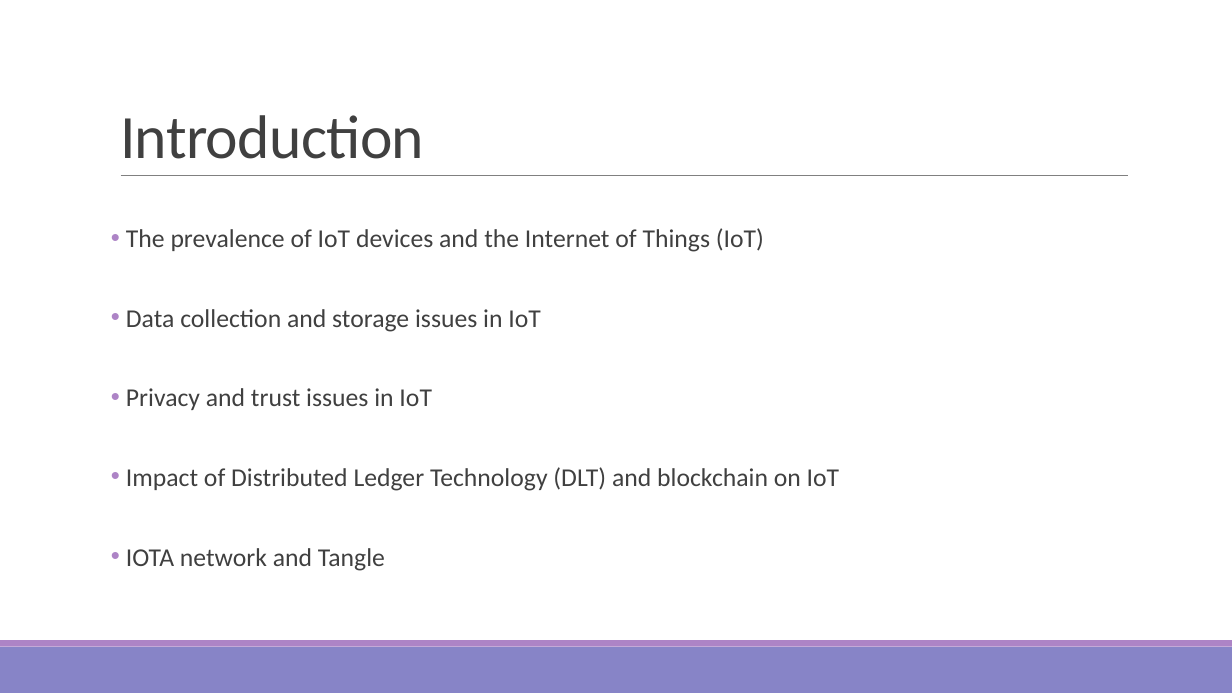
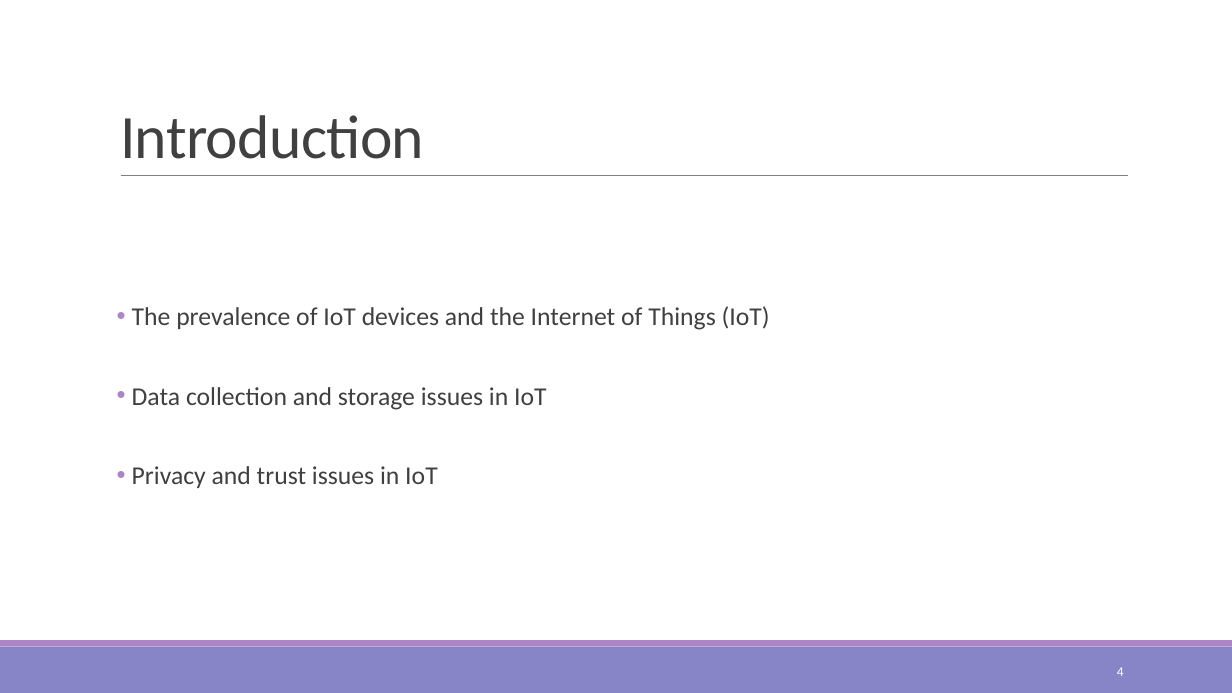
Before and after one commit to kuromasama/Paper, a slide deck: slide 4 of 澤洋碩論PPT.pptx. Drawn at 1232x693 pixels with LibreOffice and Linux fonts; fonts in the diff are those of the drawing. Boxes give left, top, right and bottom in pixels: in the first picture for what was removed or moved away, otherwise in the second. Text is boxed around its words. In the diff, an @@ line names an element or a change of style, - is before the commit and + after.

```diff
--- a/澤洋碩論PPT.pptx
+++ b/澤洋碩論PPT.pptx
@@ text "The prevalence of IoT devices ...": place and size @@
-text "The prevalence of IoT devices ..." at box(126, 228, 840, 571)
+text "The prevalence of IoT devices ..." at box(132, 306, 770, 488)
@@ text at box(126, 467, 840, 571): paragraphs removed @@
-• Impact of Distributed Ledger Technology (DLT) and blockchain on IoT
-• IOTA network and Tangle
@@ page number added at box(1117, 667, 1124, 676), 10.5 pt, text #FFFFFF @@
+4
```
Also in this commit, not shown: 59 other slides changed, 9 slides added, 1 slide removed, 29 other files.
